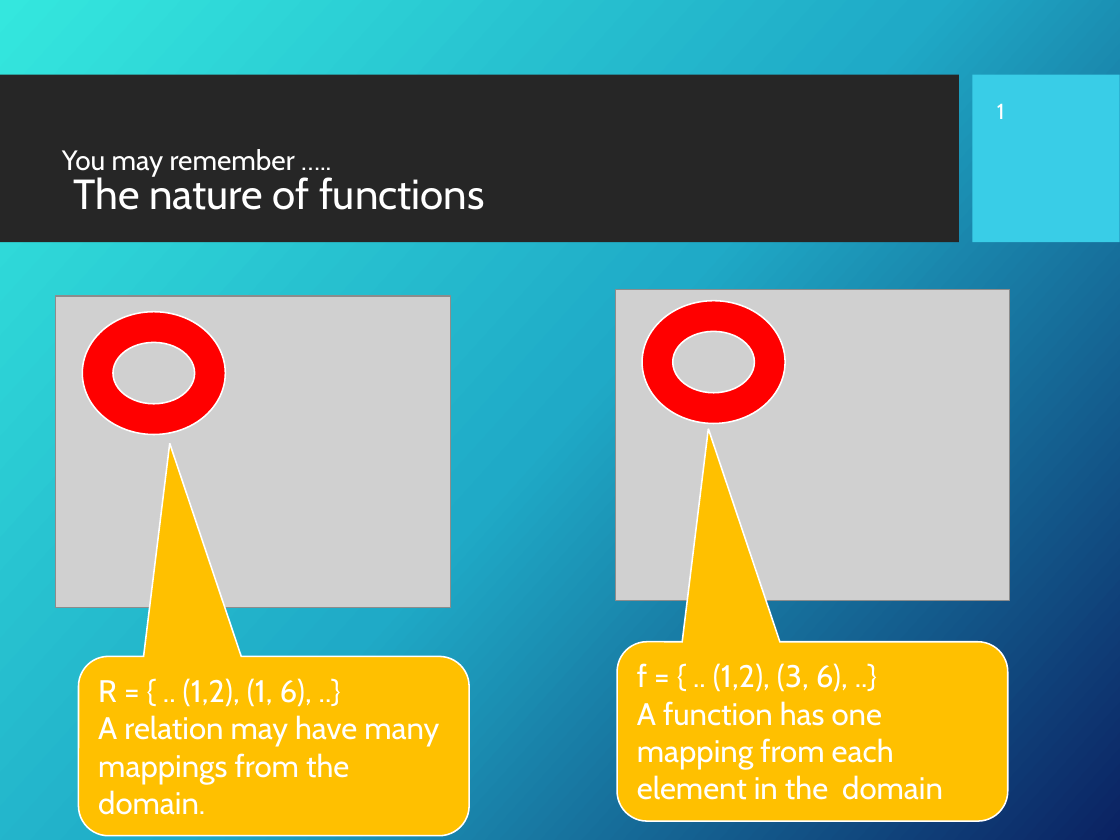
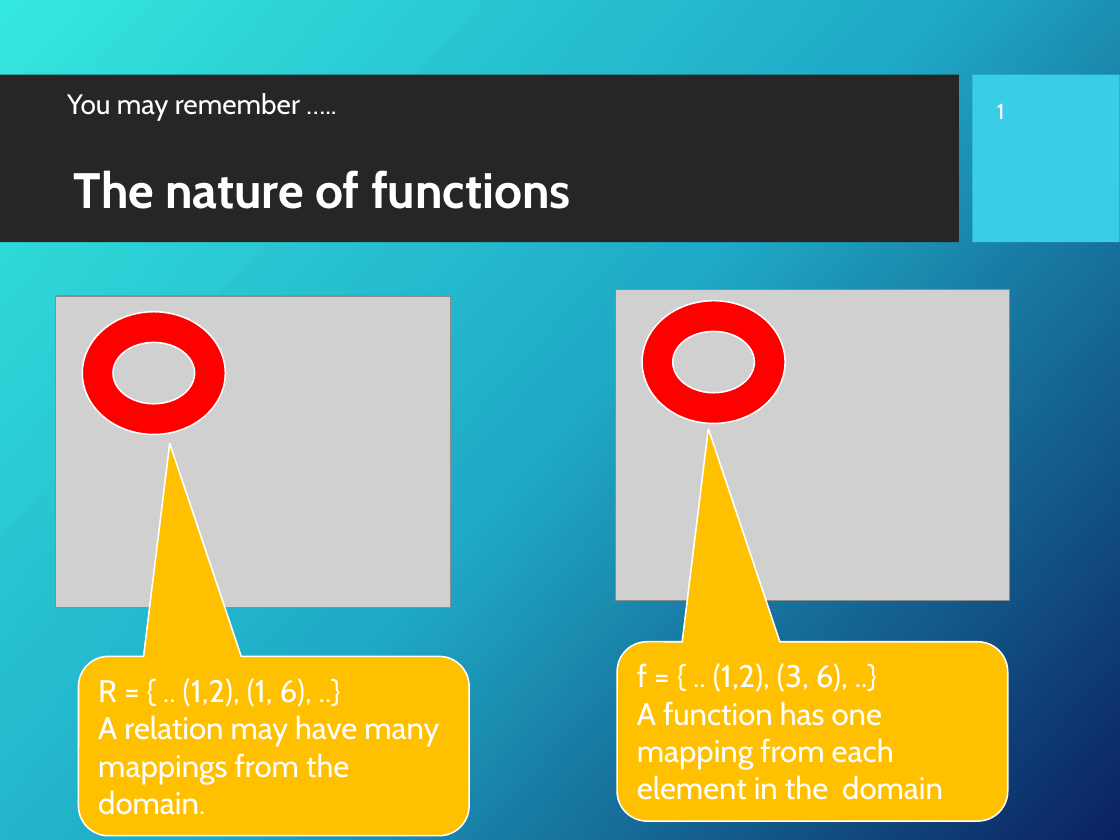
Before and after one commit to Fun-Prog-26/fun-prog-26, a slide deck: slide 2 of topic04-functions-and-lambda-calculus/unit-04a-lectures/talk-1/a-functions.pptx. Drawn at 1120x840 pixels with LibreOffice and Linux fonts; fonts in the diff are those of the drawing; grey boxes stand for pictures; background and template pictures are left out. Boxes give left, top, right and bottom in pixels: in the first picture for what was removed or moved away, otherwise in the second. Text is boxed around its words. In the diff, an @@ line names an element or a change of style, - is before the commit and + after.

```diff
--- a/topic04-functions-and-lambda-calculus/unit-04a-lectures/talk-1/a-functions.pptx
+++ b/topic04-functions-and-lambda-calculus/unit-04a-lectures/talk-1/a-functions.pptx
@@ text "You may remember …..": place and size @@
-text "You may remember ….." at (62, 149, 295, 176)
+text "You may remember ….." at (67, 93, 300, 121)
@@ title "The nature of functions" at (74, 170, 571, 209): size 27 to 32 pt, bold on @@
```
Also in this commit, not shown: 28 other slides changed, 7 other files.
